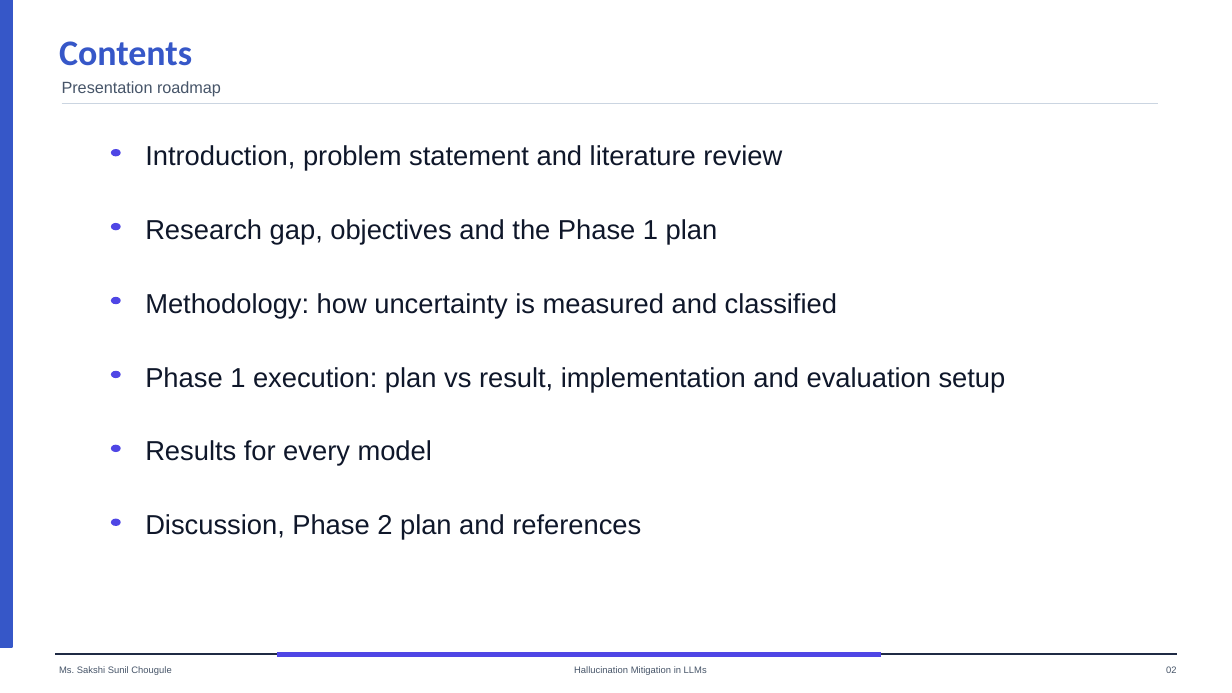
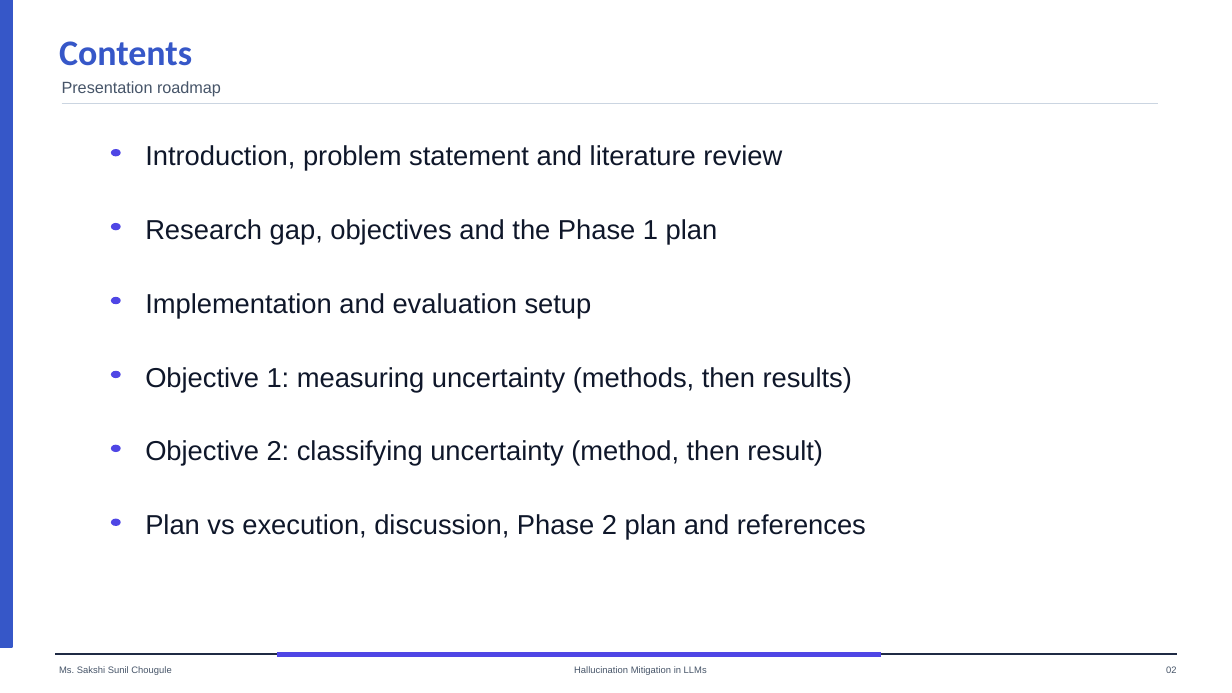
Before and after one commit to Hemant-Shashikant-Yadav/LLM-Hallucination, a slide deck: slide 2 of uncertainty/presentation/Phase1_Uncertainty_Study.pptx. Drawn at 1232x693 pixels with LibreOffice and Linux fonts; fonts in the diff are those of the drawing. Boxes give left, top, right and bottom in pixels: in the first picture for what was removed or moved away, otherwise in the second. Text is boxed around its words. In the diff, an @@ line names an element or a change of style, - is before the commit and + after.

```diff
--- a/uncertainty/presentation/Phase1_Uncertainty_Study.pptx
+++ b/uncertainty/presentation/Phase1_Uncertainty_Study.pptx
@@ text at [145,293,592,318]: text changed @@
-Methodology: how uncertainty is measured and classified
+Implementation and evaluation setup
@@ text at [145,367,852,392]: text changed @@
-Phase 1 execution: plan vs result, implementation and evaluation setup
+Objective 1: measuring uncertainty (methods, then results)
@@ text at [145,440,823,466]: text changed @@
-Results for every model
+Objective 2: classifying uncertainty (method, then result)
@@ text at [145,514,866,540]: text changed @@
-Discussion, Phase 2 plan and references
+Plan vs execution, discussion, Phase 2 plan and references
```
Also in this commit, not shown: 11 other slides changed, 3 slides added, 1 slide removed, 2 other files.
